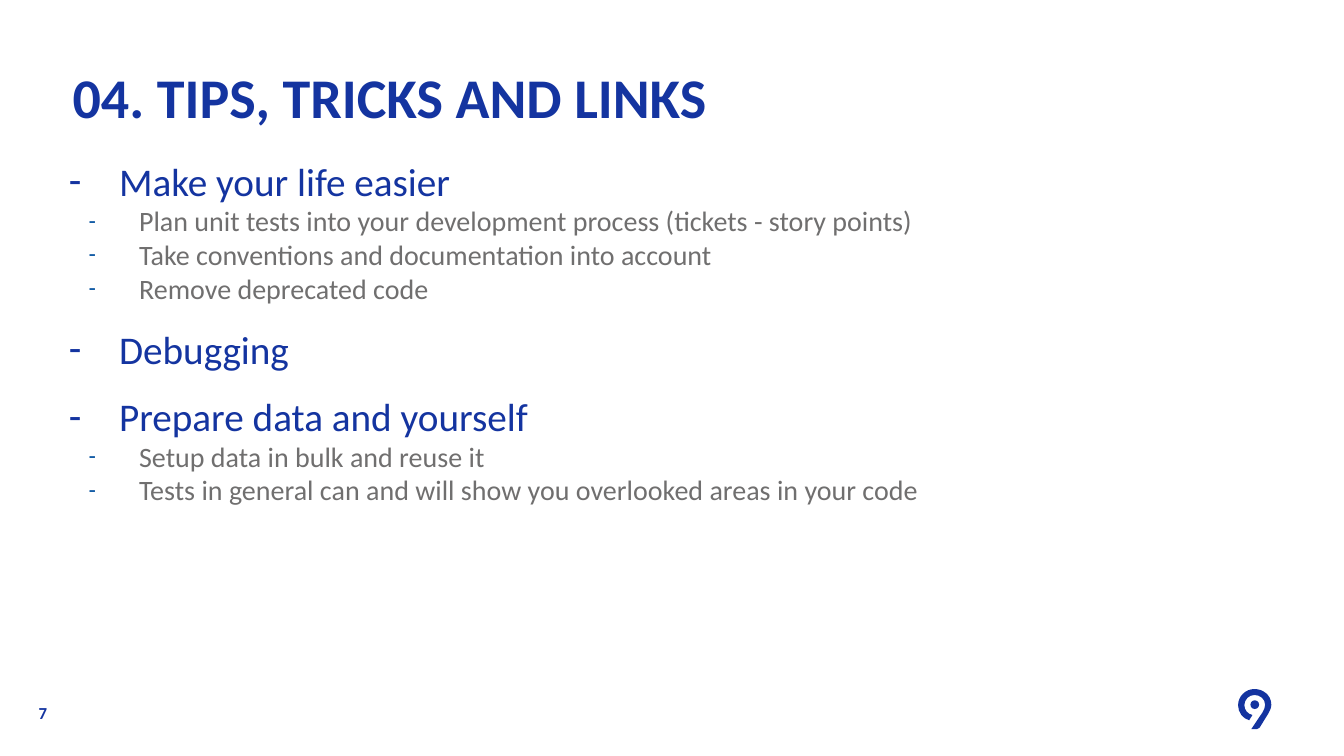
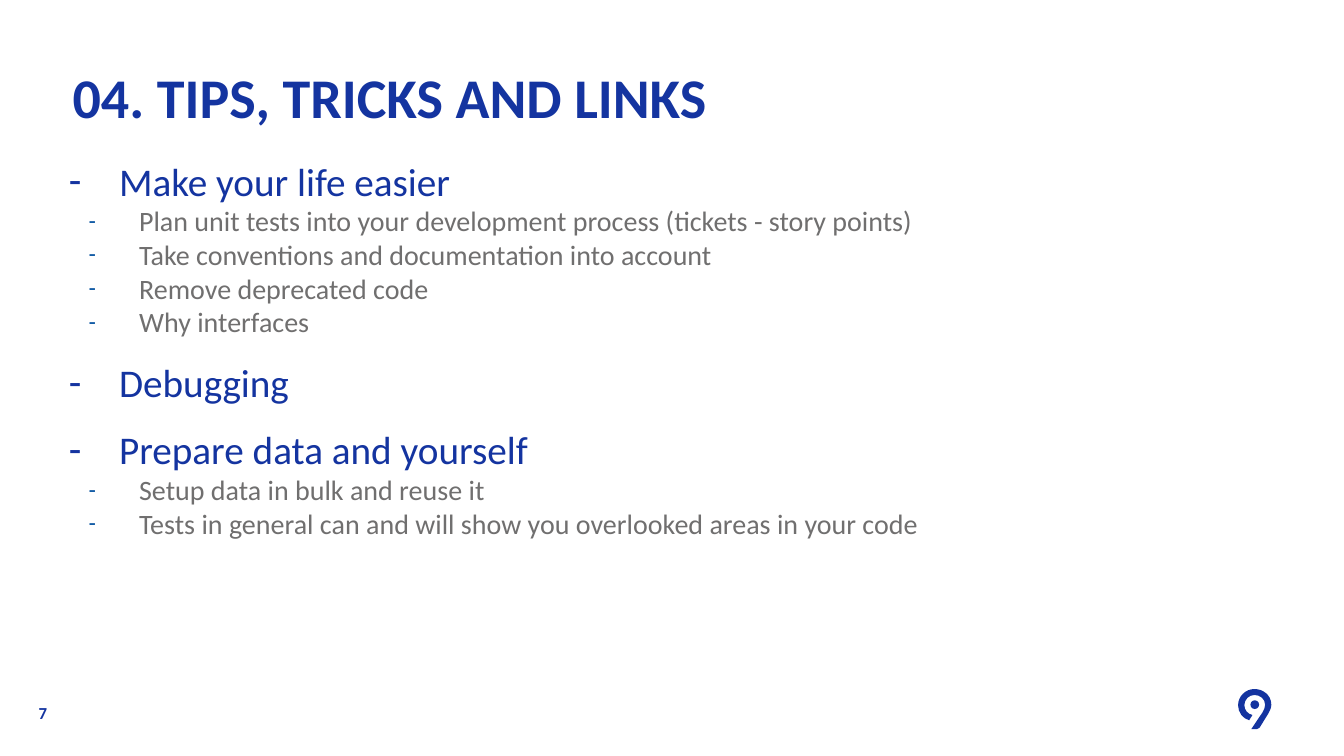
Before and after one commit to zivanovicj/Code9-Workshop, a slide deck: slide 7 of Code9 2022 - Unit Testing in C.pptx. Drawn at 1344x756 pixels with LibreOffice and Linux fonts; fonts in the diff are those of the drawing; background and template pictures are left out. Boxes give left, top, right and bottom in pixels: in the first picture for what was removed or moved away, otherwise in the second. Text is boxed around its words. In the diff, an @@ line names an element or a change of style, - is before the commit and + after.

```diff
--- a/Code9 2022 - Unit Testing in C.pptx
+++ b/Code9 2022 - Unit Testing in C.pptx
@@ text at [139,312,309,337]: paragraph added @@
+    – Why interfaces
```
